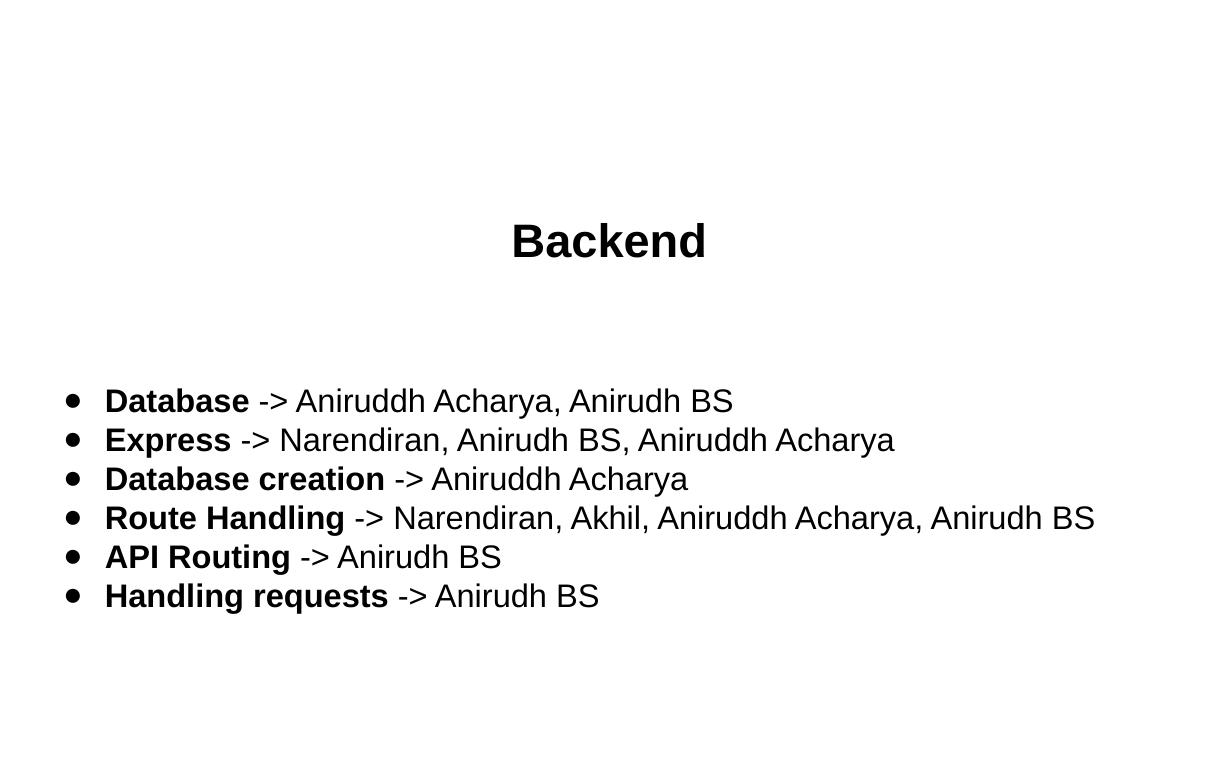
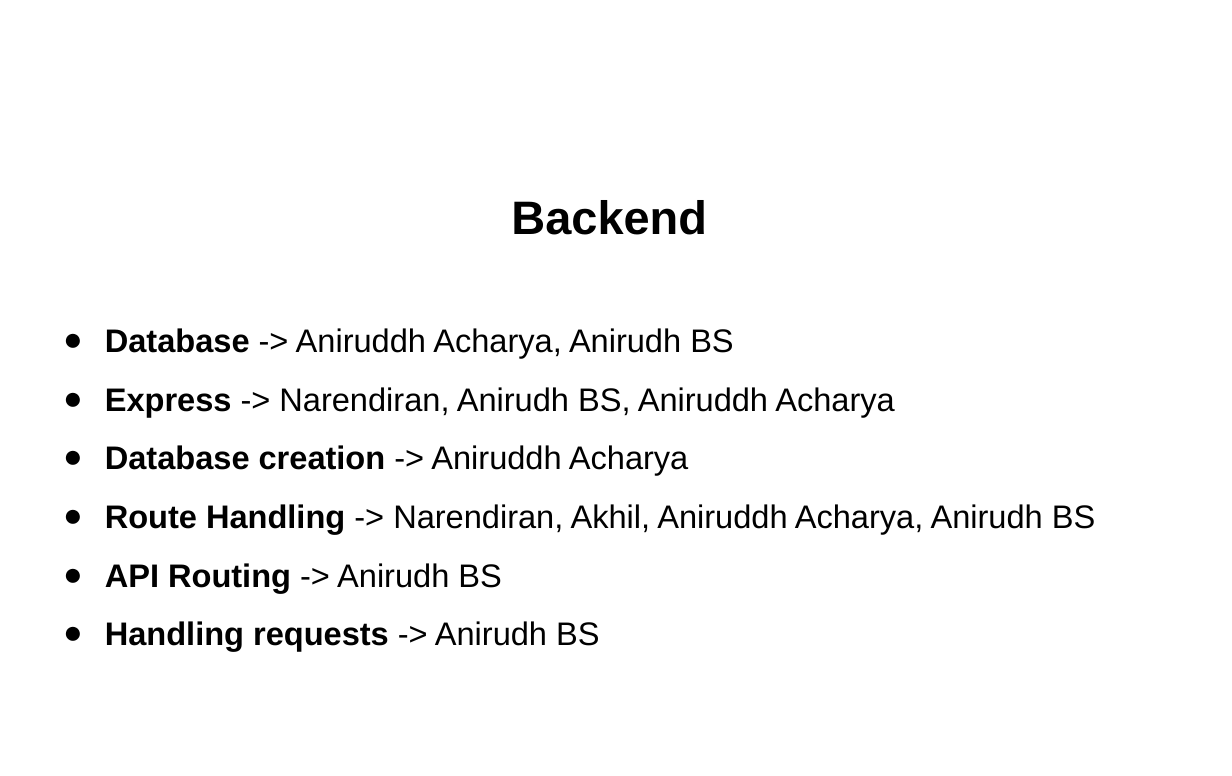
Before and after one commit to anibs2171/sage-cuisine, a slide deck: slide 7 of WTppt.pptx. Drawn at 1232x776 pixels with LibreOffice and Linux fonts; fonts in the diff are those of the drawing; background and template pictures are left out. Boxes give left, top, right and bottom in pixels: in the first picture for what was removed or moved away, otherwise in the second. Text is boxed around its words. In the diff, an @@ line names an element or a change of style, - is before the commit and + after.

```diff
--- a/WTppt.pptx
+++ b/WTppt.pptx
@@ text "Backend": place and size @@
-text "Backend" at box(105, 223, 1095, 613)
+text "Backend" at box(105, 200, 1095, 651)
@@ text at box(105, 328, 1095, 651): line spacing 1 to 1.5 @@
```
Also in this commit, not shown: 5 other slides changed, 1 slide added.
